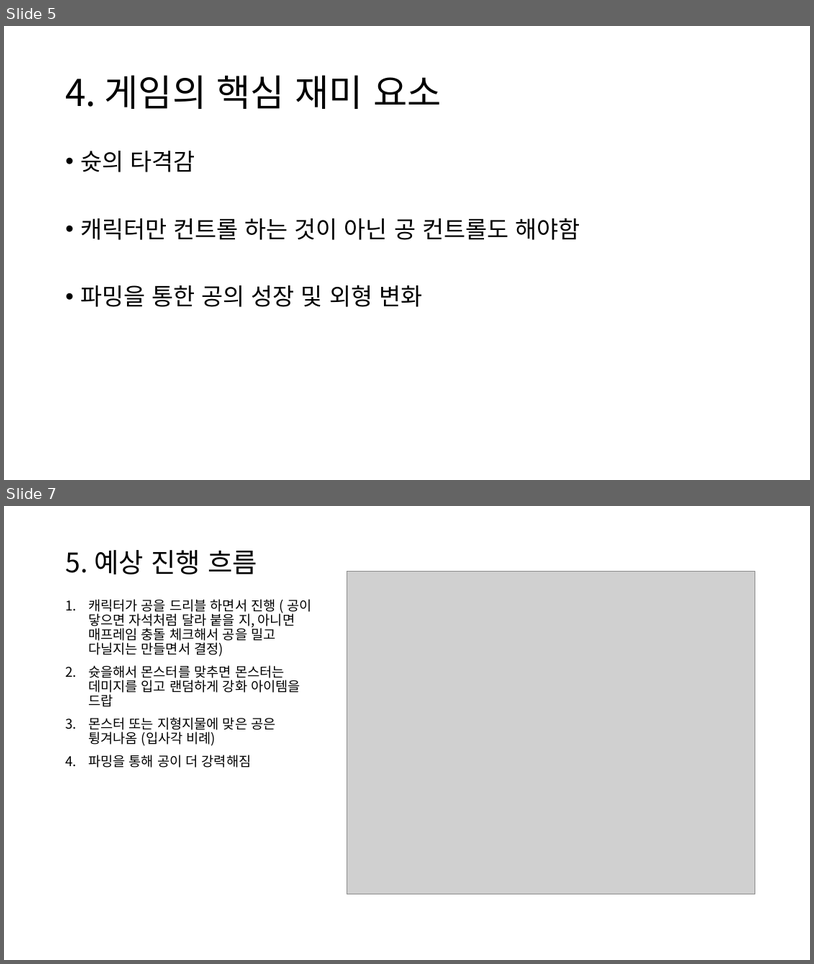
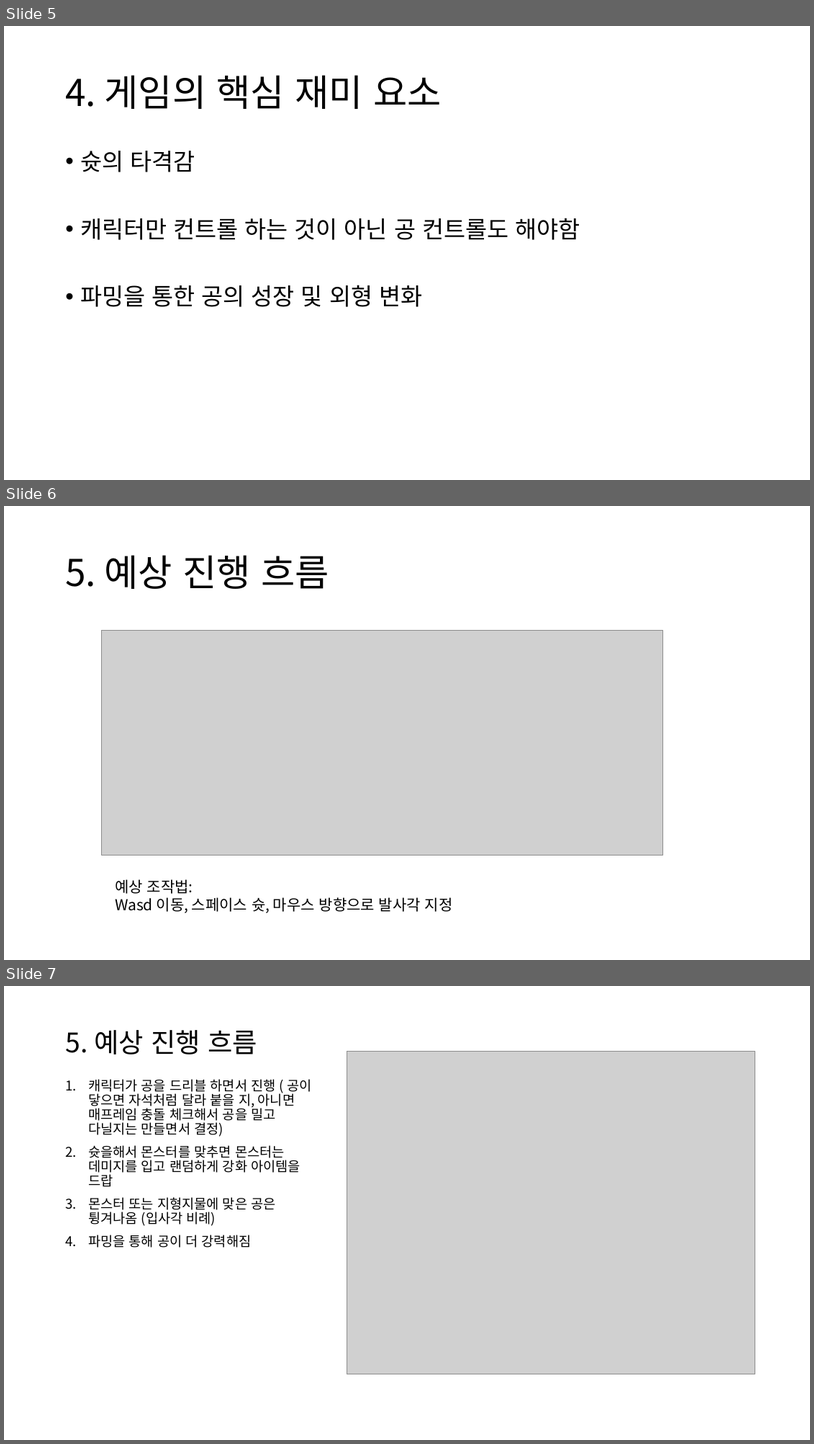
Before and after one commit to hypernagox/2DGP_TermProject, a slide deck: 2DGP_기획서_2022180041_최재혁.pptx. Shown one above the other, each under a label of ours: slides 5 and 7 before the commit, slides 5, 6 and 7 after it; the slides between them are not shown. The pictures are 814x964 and 814x1444 pixels, drawn with LibreOffice and Linux fonts; fonts in the diff are those of the drawing; grey boxes stand for pictures. Boxes give left, top, right and bottom in pixels: in the first picture for what was removed or moved away, otherwise in the second. Text is boxed around its words. In the diff, an @@ line names an element or a change of style, - is before the commit and + after.

```diff
--- a/2DGP_기획서_2022180041_최재혁.pptx
+++ b/2DGP_기획서_2022180041_최재혁.pptx
@@ slide 6 added at (4,506,810,960), background #FFFFFF @@
@@ title added at (65,555,329,589), 44 pt, text #000000 @@
+5. 예상 진행 흐름
@@ picture added at (101,630,664,854) @@
@@ text added at (115,879,453,913), 18 pt, text #000000 @@
+예상 조작법:
+Wasd 이동, 스페이스 슛, 마우스 방향으로 발사각 지정
```
Also in this commit, not shown: 1 slide removed.
